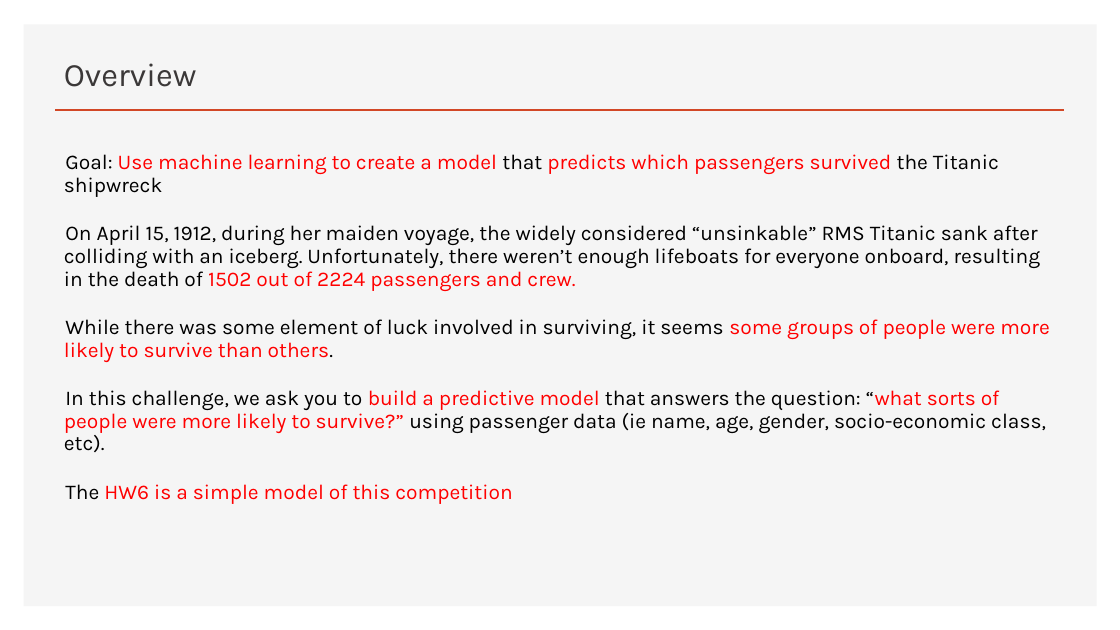
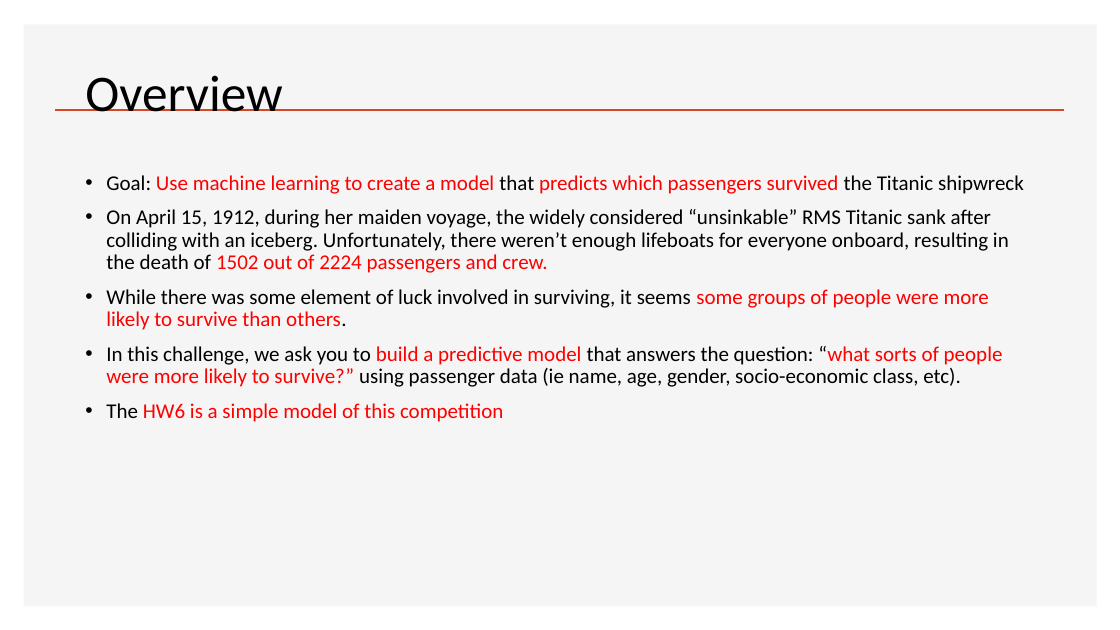
Before and after one commit to duonghung86/Kaggle-competition, a slide deck: slide 2 of Titanic 1.pptx. Drawn at 1120x630 pixels with LibreOffice and Linux fonts; fonts in the diff are those of the drawing; background and template pictures are left out. Boxes give left, top, right and bottom in pixels: in the first picture for what was removed or moved away, otherwise in the second. Text is boxed around its words. In the diff, an @@ line names an element or a change of style, - is before the commit and + after.

```diff
--- a/Titanic 1.pptx
+++ b/Titanic 1.pptx
@@ title "Overview" moved from (x1=64, y1=63, x2=196, y2=87) to (x1=85, y1=75, x2=282, y2=112) @@
@@ title "Overview" at (x1=85, y1=75, x2=282, y2=112): size 28 to 44 pt, font Karla to Calibri, text colour #3B3838 to #000000 @@
@@ text "Goal: Use machine learning to ..." moved from (x1=64, y1=154, x2=1049, y2=504) to (x1=106, y1=175, x2=1024, y2=422) @@
@@ text "Goal: Use machine learning to ..." at (x1=106, y1=175, x2=1024, y2=422): font Karla to Calibri; bullet   to •; less space between paragraphs @@
```
Also in this commit, not shown: 5 other slides changed, 5 slides added.
